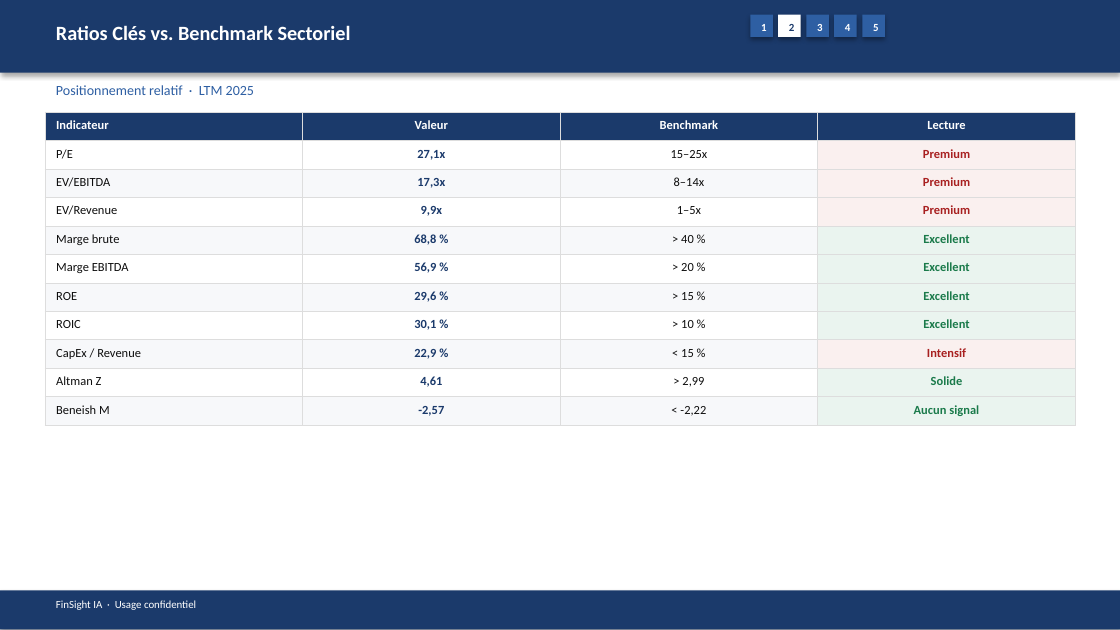
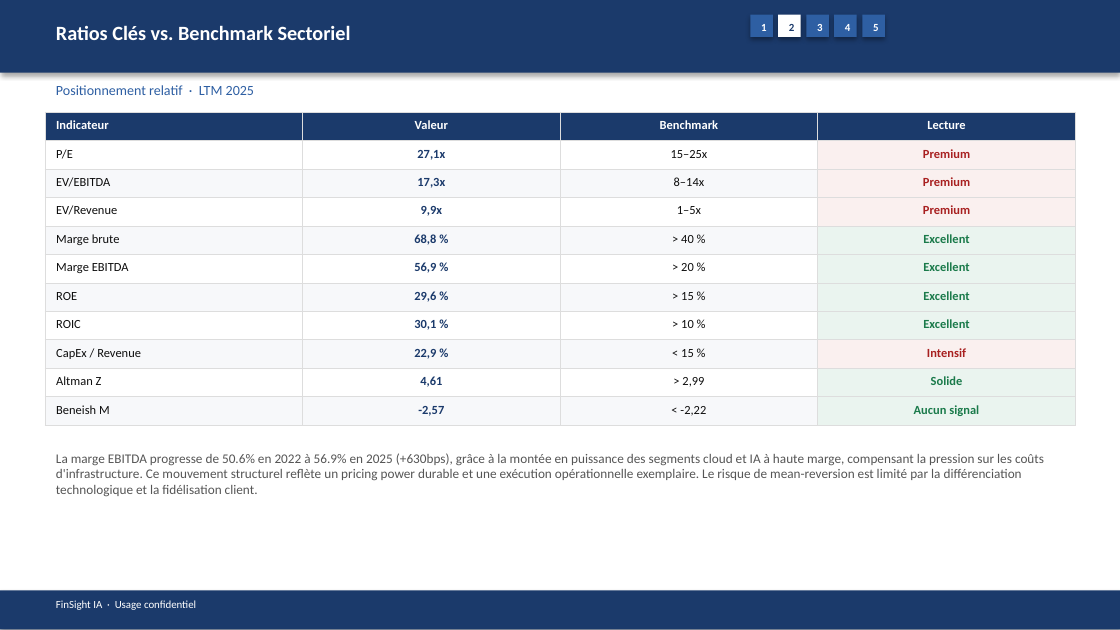
Before and after one commit to baptistejeh07-art/finsight-ia, a slide deck: slide 10 of preview/MSFT/MSFT_pitchbook.pptx. Drawn at 1120x630 pixels with LibreOffice and Linux fonts; fonts in the diff are those of the drawing. Boxes give left, top, right and bottom in pixels: in the first picture for what was removed or moved away, otherwise in the second. Text is boxed around its words. In the diff, an @@ line names an element or a change of style, - is before the commit and + after.

```diff
--- a/preview/MSFT/MSFT_pitchbook.pptx
+++ b/preview/MSFT/MSFT_pitchbook.pptx
@@ text added at (56,453,1044,496), 8.5 pt, text #555555 @@
+La marge EBITDA progresse de 50.6% en 2022 à 56.9% en 2025 (+630bps), grâce à la montée en puissance des segments cloud et IA à haute marge, compensant la pression sur les coûts d'infrastructure. Ce mouvement structurel reflète un pricing power durable et une exécution opérationnelle exemplaire. Le risque de mean-reversion est limité par la différenciation technologique et la fidélisation client.
```
Also in this commit, not shown: 15 other slides changed, 4 other files.
